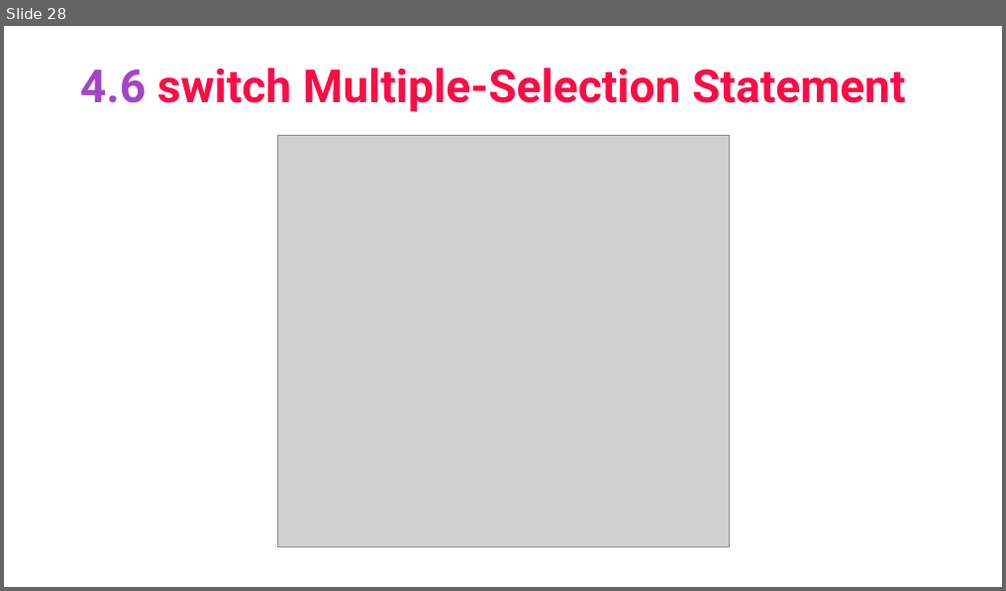
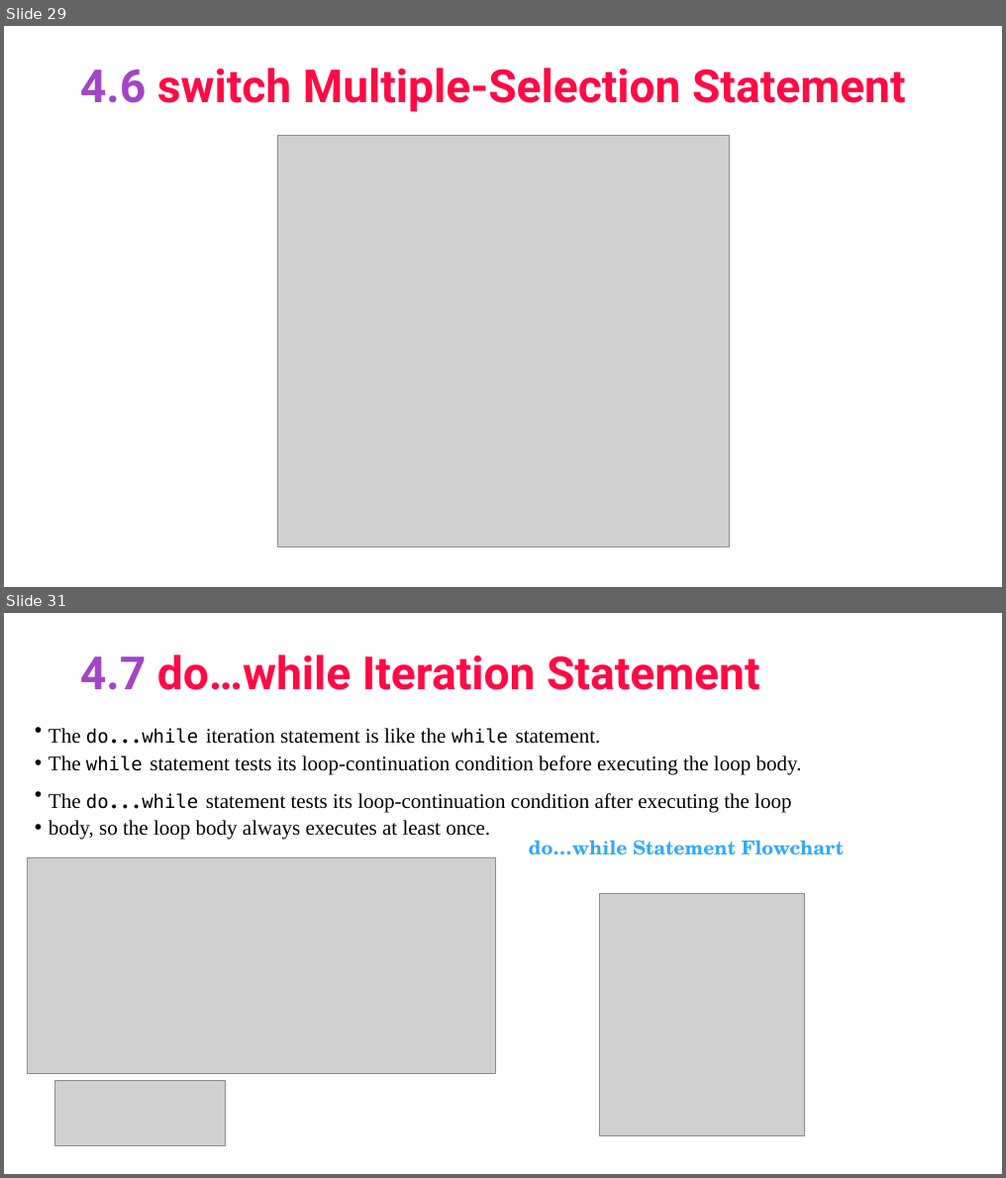
Before and after one commit to asimriaz/FOP, a slide deck: Chapter 4.pptx. Shown one above the other, each under a label of ours: slide 28 before the commit, slides 29 and 31 after it; the slides between them are not shown. The pictures are 1006x591 and 1006x1178 pixels, drawn with LibreOffice and Linux fonts; fonts in the diff are those of the drawing; grey boxes stand for pictures. Boxes give left, top, right and bottom in pixels: in the first picture for what was removed or moved away, otherwise in the second. Text is boxed around its words. In the diff, an @@ line names an element or a change of style, - is before the commit and + after.

```diff
--- a/Chapter 4.pptx
+++ b/Chapter 4.pptx
@@ slide 31 added at [4, 613, 1002, 1174], background #FFFFFF @@
@@ title added at [80, 655, 760, 690], 44 pt, text #FF0A44, bold @@
+4.7 do…while Iteration Statement
@@ text added at [49, 728, 802, 840], 20 pt, text #000000 @@
+• The do…while iteration statement is like the while statement.
+• The while statement tests its loop-continuation condition before executing the loop body.
+• The do…while statement tests its loop-continuation condition after executing the loop
+• body, so the loop body always executes at least once.
@@ text added at [529, 840, 844, 856], 18.5 pt, text #2FA9FF, bold @@
+do…while Statement Flowchart
@@ picture added at [27, 858, 496, 1074] @@
@@ picture added at [600, 894, 805, 1137] @@
@@ picture added at [54, 1081, 226, 1146] @@
@@ what was slide 28 is now slide 29 @@
```
Also in this commit, not shown: 6 slides changed, 6 other slides added.
